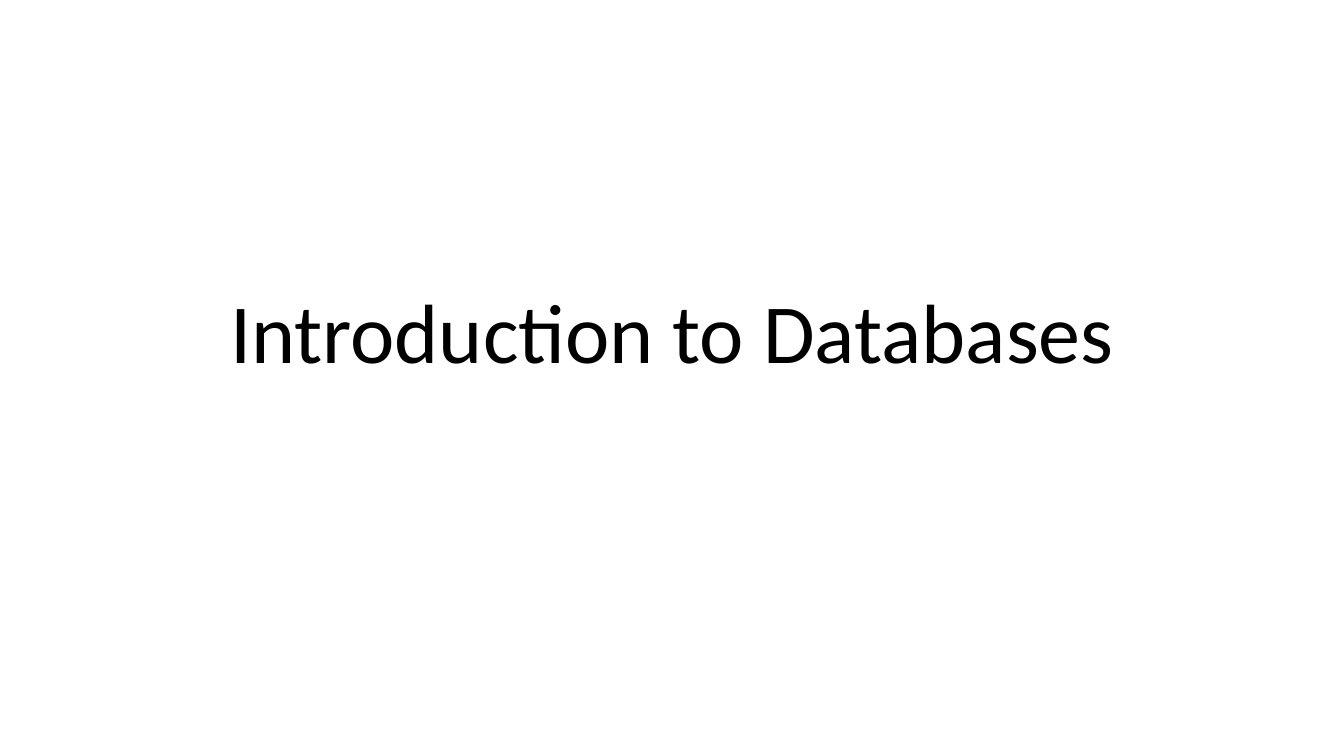
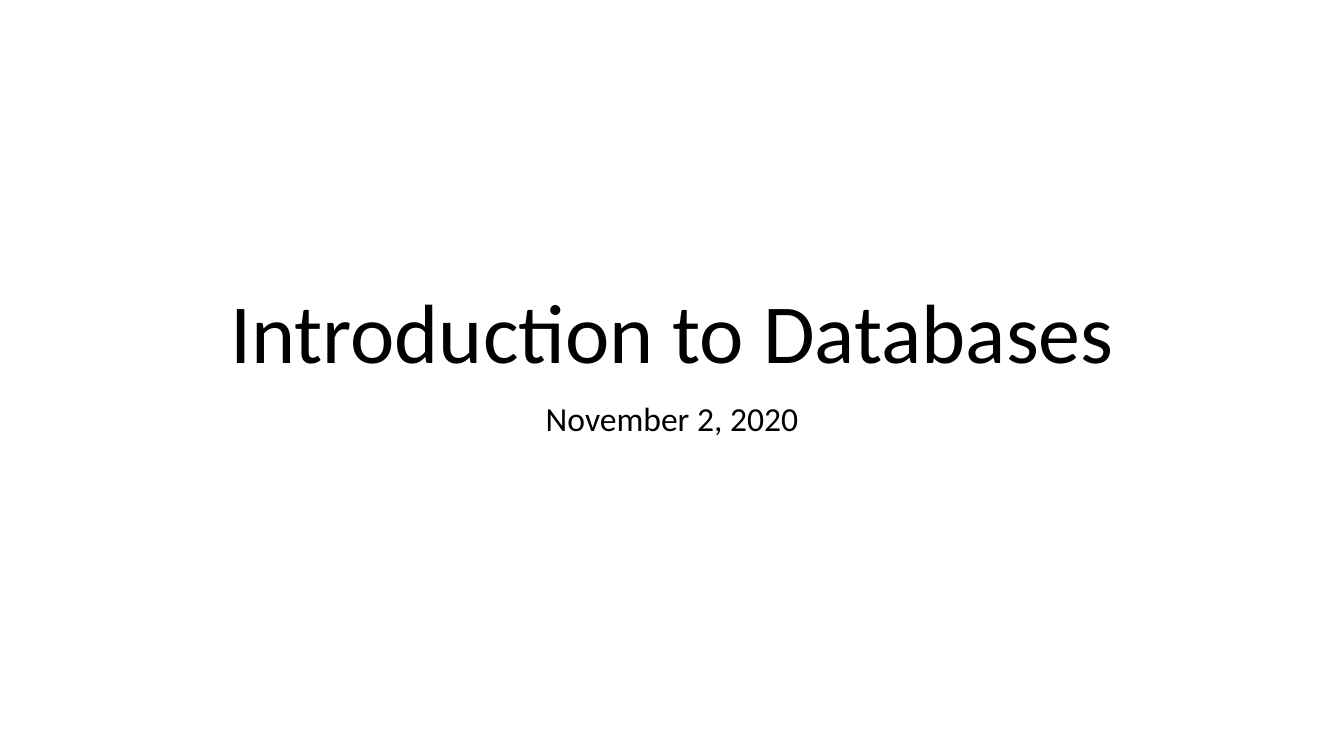
Before and after one commit to ipozdeev/it-skills-for-research, a slide deck: slide 1 of databases/databases_slides.pptx. Drawn at 1344x756 pixels with LibreOffice and Linux fonts; fonts in the diff are those of the drawing. Boxes give left, top, right and bottom in pixels: in the first picture for what was removed or moved away, otherwise in the second. Text is boxed around its words. In the diff, an @@ line names an element or a change of style, - is before the commit and + after.

```diff
--- a/databases/databases_slides.pptx
+++ b/databases/databases_slides.pptx
@@ subtitle added at <box>546,407,798,435</box>, 24 pt, text #000000 @@
+November 2, 2020
```
Also in this commit, not shown: 4 other slides changed, 1 slide added, 2 other files.
